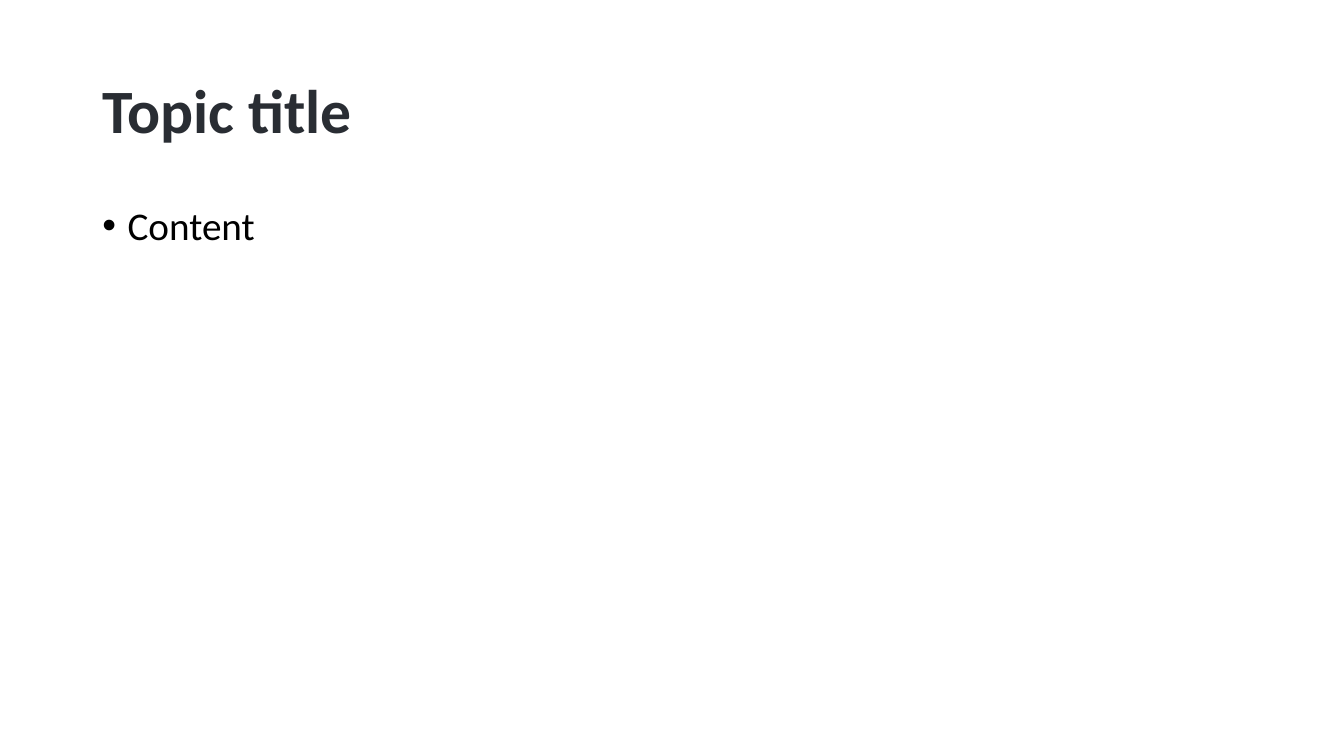
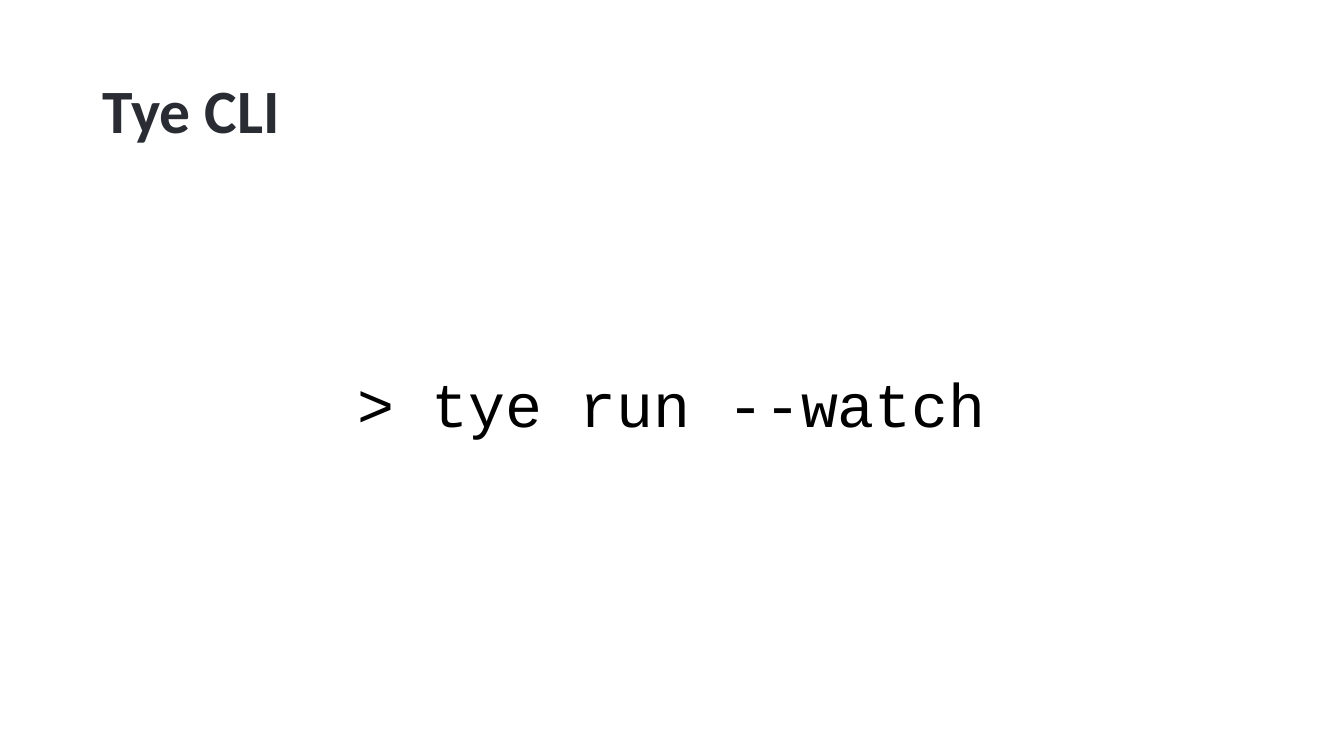
Before and after one commit to hikalkan/presentations, a slide deck: slide 9 of 2023-05-10 ABP Conf 2023 Developing with Kubernetes/Developing with Kubernetes.pptx. Drawn at 1344x756 pixels with LibreOffice and Linux fonts; fonts in the diff are those of the drawing; background and template pictures are left out. Boxes give left, top, right and bottom in pixels: in the first picture for what was removed or moved away, otherwise in the second. Text is boxed around its words. In the diff, an @@ line names an element or a change of style, - is before the commit and + after.

```diff
--- a/2023-05-10 ABP Conf 2023 Developing with Kubernetes/Developing with Kubernetes.pptx
+++ b/2023-05-10 ABP Conf 2023 Developing with Kubernetes/Developing with Kubernetes.pptx
@@ title at (x1=102, y1=92, x2=279, y2=143): text changed @@
-Topic title
+Tye CLI
@@ text at (x1=431, y1=384, x2=986, y2=440): text changed; size 28 to 44 pt; font Calibri to Courier New @@
-• Content
+> tye run --watch
```
Also in this commit, not shown: 2 slides added, 2 slides removed.
